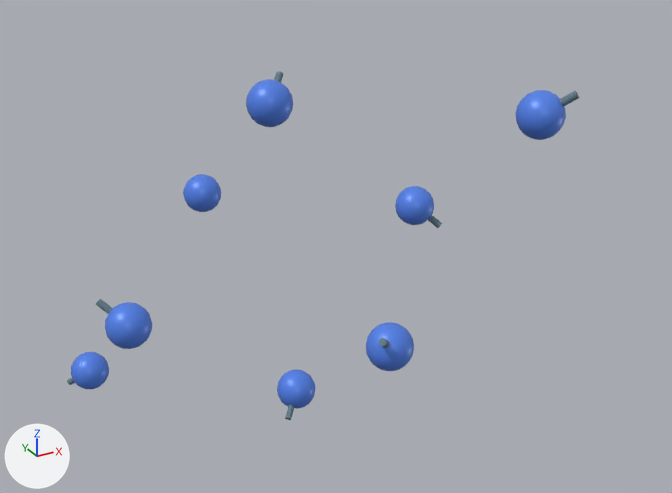
What one commit did to the glTF model ChemDex/assets/periodic-table/crystals/chat-solid-nitrogen-alpha.glb.
Rendered twice from a 50 mm lens placed at (-5.46, -11.53, 5.8), pointed at (0.72, -0.3, 0.19). Lighting does not change. The marker at lower left points along +X, +Y and +Z. The picture after the commit comes second.

Objects in the first picture: 'Mesh_1', 'Mesh_1.001', 'Mesh_1.002', 'Mesh_1.004', 'Mesh_1.005', 'Mesh_1.007', 'N2 · N · 1', 'N2 · N · 1.001', 'N2 · N · 1.002', 'N2 · N · 1.003', 'N2 · N · 1.004', 'N2 · N · 1.005', 'N2 · N · 1.006', 'N2 · N · 1.007' and 1 more.
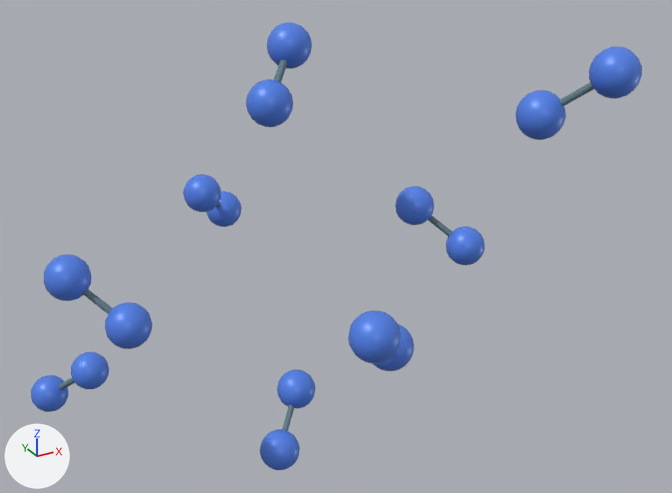
Diff of the bpy script that builds the scene:
```diff
--- a/ChemDex/assets/periodic-table/crystals/chat-solid-nitrogen-alpha.glb.py
+++ b/ChemDex/assets/periodic-table/crystals/chat-solid-nitrogen-alpha.glb.py
@@ ob_mesh_1 @@
 ob_mesh_1.parent = ob_node_8
-ob_mesh_1.location = (0.152, -0.152, 0.152)
+ob_mesh_1.location = (0.0, 0.0, 0.0)
 ob_mesh_1.rotation_euler = (-2.356, -0.615, 1.309)  # degrees (-135, -35, 75)
-ob_mesh_1.scale = (0.055, 0.055, 0.528)
+ob_mesh_1.scale = (0.055, 0.055, 1.06)
@@ ob_mesh_1_001 @@
 ob_mesh_1_001.parent = ob_node_8
-ob_mesh_1_001.location = (5.492, -5.492, 5.492)
-ob_mesh_1_001.rotation_euler = (-2.356, -0.615, 1.309)  # degrees (-135, -35, 75)
-ob_mesh_1_001.scale = (0.055, 0.055, 0.528)
+ob_mesh_1_001.location = (2.822, -2.822, 0.0)
+ob_mesh_1_001.rotation_euler = (2.356, -0.615, -1.309)  # degrees (135, -35, -75)
+ob_mesh_1_001.scale = (0.055, 0.055, 1.06)
@@ ob_mesh_1_002 @@
 ob_mesh_1_002.parent = ob_node_8
-ob_mesh_1_002.location = (2.974, -2.67, 0.152)
-ob_mesh_1_002.rotation_euler = (2.356, -0.615, -1.309)  # degrees (135, -35, -75)
-ob_mesh_1_002.scale = (0.055, 0.055, 0.528)
+ob_mesh_1_002.location = (0.0, -2.822, 2.822)
+ob_mesh_1_002.rotation_euler = (-0.785, -0.615, 0.262)  # degrees (-45, -35, 15)
+ob_mesh_1_002.scale = (0.055, 0.055, 1.06)
@@ ob_mesh_1_004 @@
 ob_mesh_1_004.parent = ob_node_8
-ob_mesh_1_004.location = (0.152, -2.974, 2.67)
-ob_mesh_1_004.rotation_euler = (-0.785, -0.615, 0.262)  # degrees (-45, -35, 15)
-ob_mesh_1_004.scale = (0.055, 0.055, 0.528)
+ob_mesh_1_004.location = (5.644, -5.644, 5.644)
+ob_mesh_1_004.rotation_euler = (0.785, 0.615, 0.262)  # degrees (45, 35, 15)
+ob_mesh_1_004.scale = (0.055, 0.055, 1.06)
@@ ob_mesh_1_005 @@
 ob_mesh_1_005.parent = ob_node_8
-ob_mesh_1_005.location = (5.492, -2.67, 2.974)
+ob_mesh_1_005.location = (2.822, -5.644, 2.822)
 ob_mesh_1_005.rotation_euler = (-0.785, -0.615, 0.262)  # degrees (-45, -35, 15)
@@ ob_mesh_1_006 @@
 ob_mesh_1_006.parent = ob_node_8
-ob_mesh_1_006.location = (2.67, -0.152, 2.974)
+ob_mesh_1_006.location = (2.822, -2.822, 5.644)
 ob_mesh_1_006.rotation_euler = (-2.356, 0.615, -1.309)  # degrees (-135, 35, -75)
-ob_mesh_1_006.scale = (0.055, 0.055, 0.528)
+ob_mesh_1_006.scale = (0.055, 0.055, 1.06)
@@ ob_mesh_1_007 @@
 ob_mesh_1_007.parent = ob_node_8
-ob_mesh_1_007.location = (2.974, -5.492, 2.67)
-ob_mesh_1_007.rotation_euler = (-2.356, 0.615, -1.309)  # degrees (-135, 35, -75)
-ob_mesh_1_007.scale = (0.055, 0.055, 0.528)
+ob_mesh_1_007.location = (5.644, -2.822, 2.822)
+ob_mesh_1_007.rotation_euler = (2.356, 0.615, 1.309)  # degrees (135, 35, 75)
+ob_mesh_1_007.scale = (0.055, 0.055, 1.06)
@@ ob_n2___n___1_015 @@
+ob_n2___n___1_015 = bpy.data.objects.new('N2 · N · 1.015', me_mesh_0)
+ob_n2___n___1_015.parent = ob_α_nitrogen_rắn___4_2_k
+ob_n2___n___1_015.location = (5.949, -3.127, 2.517)
@@ ob_n2___n___1_014 @@
+ob_n2___n___1_014 = bpy.data.objects.new('N2 · N · 1.014', me_mesh_0)
+ob_n2___n___1_014.parent = ob_α_nitrogen_rắn___4_2_k
+ob_n2___n___1_014.location = (3.127, -2.517, 5.949)
@@ ob_n2___n___1_013 @@
+ob_n2___n___1_013 = bpy.data.objects.new('N2 · N · 1.013', me_mesh_0)
+ob_n2___n___1_013.parent = ob_α_nitrogen_rắn___4_2_k
+ob_n2___n___1_013.location = (2.517, -5.949, 3.127)
@@ ob_n2___n___1_012 @@
+ob_n2___n___1_012 = bpy.data.objects.new('N2 · N · 1.012', me_mesh_0)
+ob_n2___n___1_012.parent = ob_α_nitrogen_rắn___4_2_k
+ob_n2___n___1_012.location = (5.949, -5.949, 5.949)
@@ ob_n2___n___1_011 @@
+ob_n2___n___1_011 = bpy.data.objects.new('N2 · N · 1.011', me_mesh_0)
+ob_n2___n___1_011.parent = ob_α_nitrogen_rắn___4_2_k
+ob_n2___n___1_011.location = (3.127, 0.305, 2.517)
@@ ob_n2___n___1_010 @@
+ob_n2___n___1_010 = bpy.data.objects.new('N2 · N · 1.010', me_mesh_0)
+ob_n2___n___1_010.parent = ob_α_nitrogen_rắn___4_2_k
+ob_n2___n___1_010.location = (-0.305, -2.517, 3.127)
@@ ob_n2___n___1_009 @@
+ob_n2___n___1_009 = bpy.data.objects.new('N2 · N · 1.009', me_mesh_0)
+ob_n2___n___1_009.parent = ob_α_nitrogen_rắn___4_2_k
+ob_n2___n___1_009.location = (2.517, -3.127, -0.305)
@@ ob_n2___n___1_008 @@
+ob_n2___n___1_008 = bpy.data.objects.new('N2 · N · 1.008', me_mesh_0)
+ob_n2___n___1_008.parent = ob_α_nitrogen_rắn___4_2_k
+ob_n2___n___1_008.location = (-0.305, 0.305, -0.305)
```

Boxes [x1, y1, x2, y2] around the edits, measured in the pictures (672 x 493 px):
'N2 · N · 1.013', added (blue)
    after: [348, 311, 401, 363]
'N2 · N · 1.012', added (blue)
    after: [589, 46, 642, 99]
'N2 · N · 1.010', added (blue)
    after: [44, 254, 91, 301]
'N2 · N · 1.014', added (blue)
    after: [267, 22, 312, 69]
'N2 · N · 1.009', added (blue)
    after: [260, 429, 300, 470]
'N2 · N · 1.015', added (blue)
    after: [446, 226, 485, 265]
'N2 · N · 1.008', added (blue)
    after: [31, 375, 68, 412]
'N2 · N · 1.011', added (blue)
    after: [206, 191, 242, 227]
'Mesh_1.004', moved, turned, rescaled
    before: [96, 299, 113, 314]
    after: [560, 82, 594, 106]
'Mesh_1.002', moved, turned, rescaled
    before: [285, 405, 294, 420]
    after: [83, 289, 113, 314]
'Mesh_1.001', moved, turned, rescaled
    before: [560, 91, 579, 106]
    after: [282, 405, 294, 431]
'Mesh_1.007', moved, turned, rescaled
    before: [379, 338, 390, 348]
    after: [428, 215, 452, 237]
'Mesh_1.006', moved, rescaled (not visible before)
    after: [274, 60, 287, 82]
'Mesh_1', moved, rescaled (89% wider, 56% taller)
    before: [67, 377, 75, 385]
    after: [59, 377, 75, 390]
'Mesh_1.005', moved (not visible afterwards)
    before: [428, 215, 442, 228]
